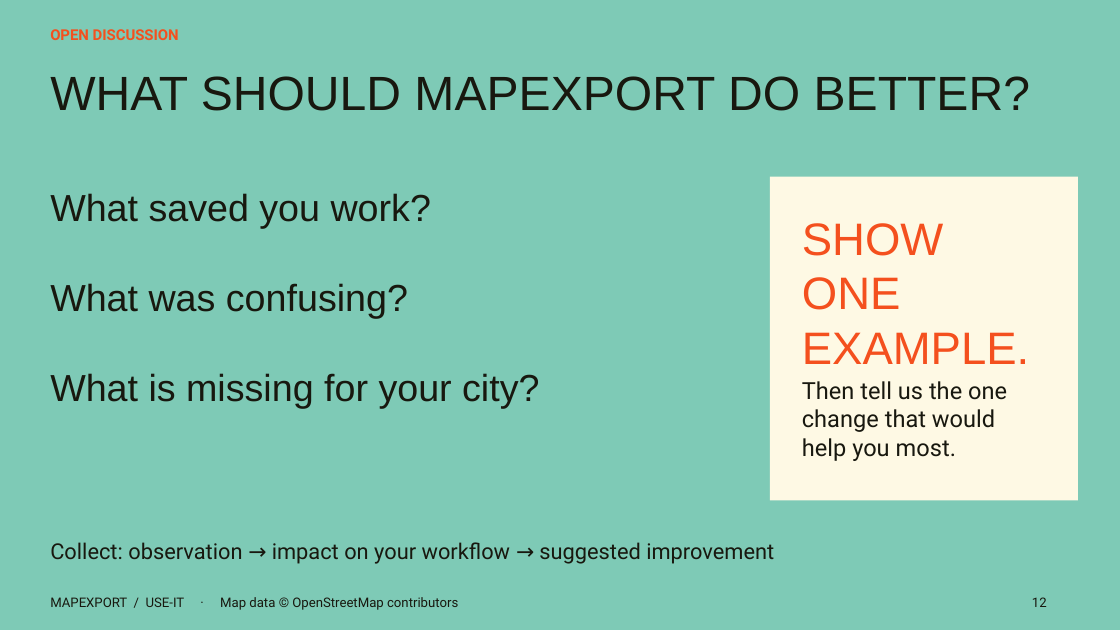
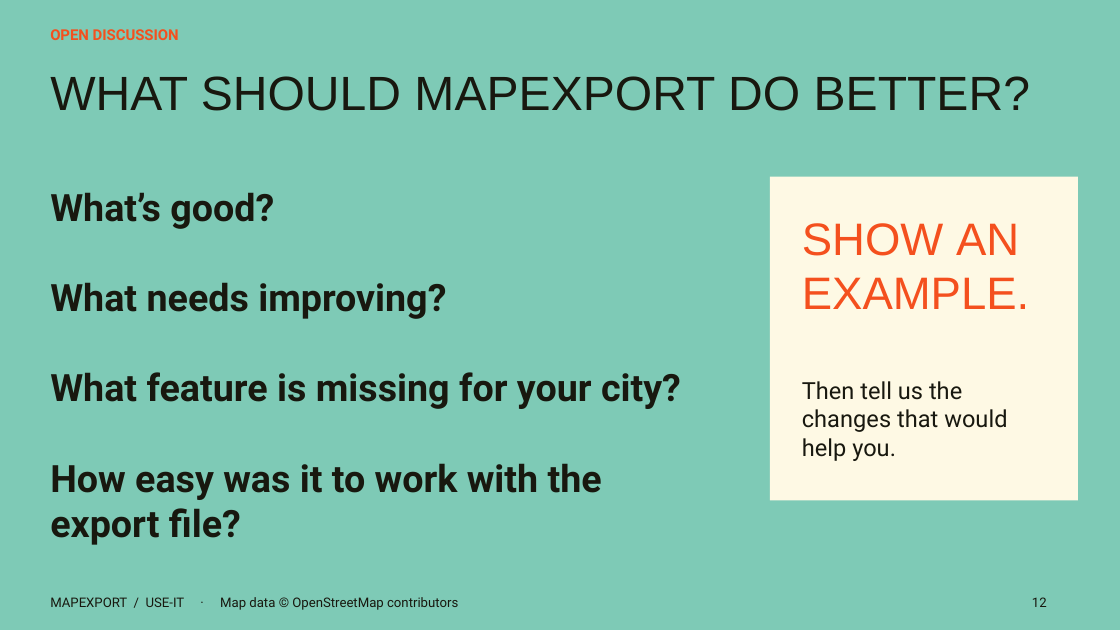
Before and after one commit to shifthappens/MapExport, a slide deck: slide 11 of presentations/mapexport-workshop-merged.pptx (slide 12 before the commit). Drawn at 1120x630 pixels with LibreOffice and Linux fonts; fonts in the diff are those of the drawing. Boxes give left, top, right and bottom in pixels: in the first picture for what was removed or moved away, otherwise in the second. Text is boxed around its words. In the diff, an @@ line names an element or a change of style, - is before the commit and + after.

Commit message:
docs: update MapExport workshop presentations

```diff
--- a/presentations/mapexport-workshop-merged.pptx
+++ b/presentations/mapexport-workshop-merged.pptx
@@ text at box(50, 192, 681, 545): text changed; font Arial to Roboto; bold on @@
-What saved you work?
-What was confusing?
-What is missing for your city?
+What’s good?
+What needs improving?
+What feature is missing for your city?
+How easy was it to work with the export file?
@@ text at box(802, 223, 1019, 256): text changed @@
-SHOW ONE
+SHOW AN
@@ text at box(802, 381, 1007, 461): text changed @@
-Then tell us the one
-change that would
-help you most.
+Then tell us the
+changes that would
+help you.
@@ text removed at box(50, 542, 774, 564) @@
-Collect: observation → impact on your workflow → suggested improvement
```
Also in this commit, not shown: 2 other slides changed, 1 slide removed, 1 other file.
